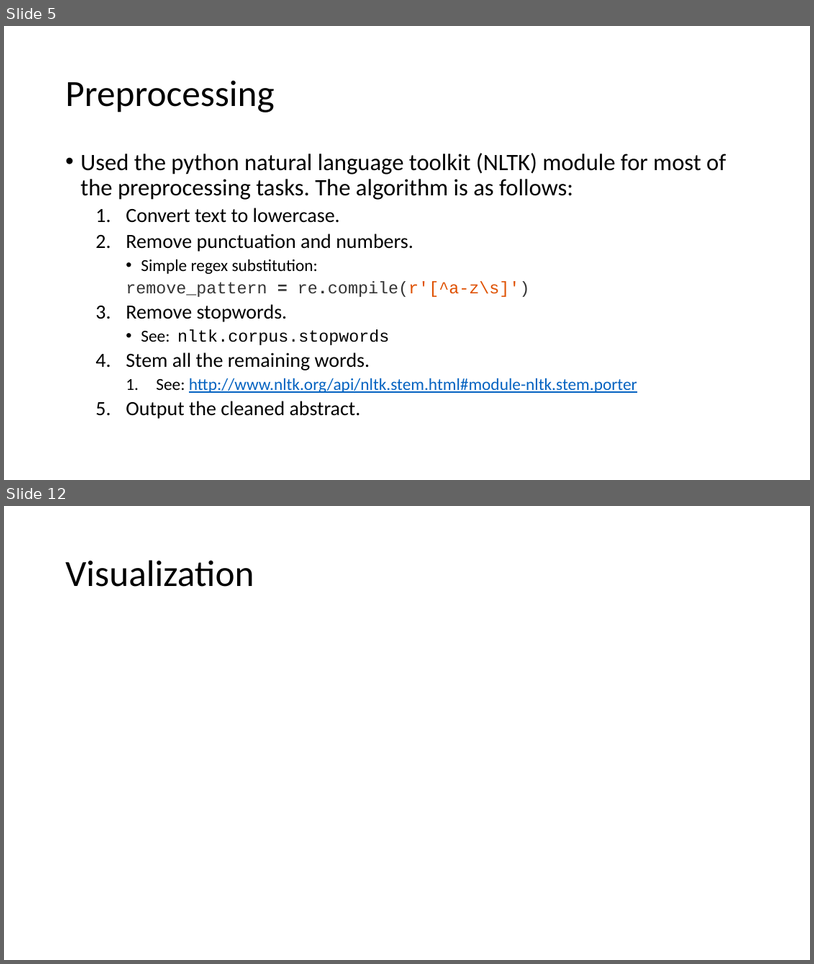
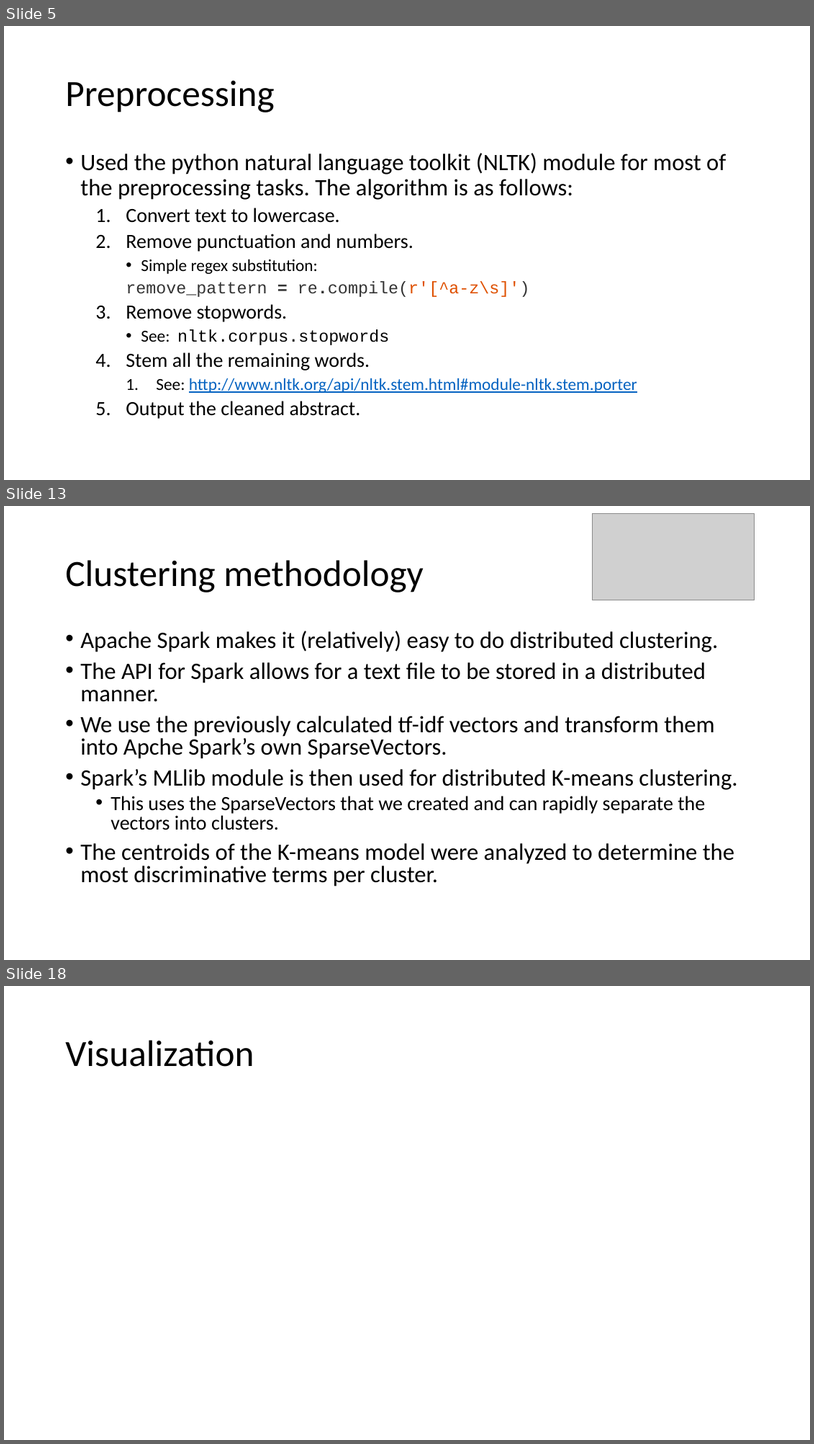
Before and after one commit to lnunno/big-data-nyt-tf-idf, a slide deck: docs/presentation.pptx. Shown one above the other, each under a label of ours: slides 5 and 12 before the commit, slides 5, 13 and 18 after it; the slides between them are not shown. The pictures are 814x964 and 814x1444 pixels, drawn with LibreOffice and Linux fonts; fonts in the diff are those of the drawing; grey boxes stand for pictures. Boxes give left, top, right and bottom in pixels: in the first picture for what was removed or moved away, otherwise in the second. Text is boxed around its words. In the diff, an @@ line names an element or a change of style, - is before the commit and + after.

```diff
--- a/docs/presentation.pptx
+++ b/docs/presentation.pptx
@@ slide 13 added at (4, 506, 810, 960), background #FFFFFF @@
@@ picture added at (593, 514, 756, 600) @@
@@ title added at (65, 560, 424, 592), 44 pt, text #000000 @@
+Clustering methodology
@@ text added at (80, 631, 738, 886), 28 pt, text #000000 @@
+• Apache Spark makes it (relatively) easy to do distributed clustering.
+• The API for Spark allows for a text file to be stored in a distributed manner.
+• We use the previously calculated tf-idf vectors and transform them into Apche Spark’s own SparseVectors.
+• Spark’s MLlib module is then used for distributed K-means clustering.
+  • This uses the SparseVectors that we created and can rapidly separate the vectors into clusters.
+• The centroids of the K-means model were analyzed to determine the most discriminative terms per cluster.
@@ what was slide 12 is now slide 18 @@
```
Also in this commit, not shown: 4 slides changed, 7 other slides added, 2 slides removed.
